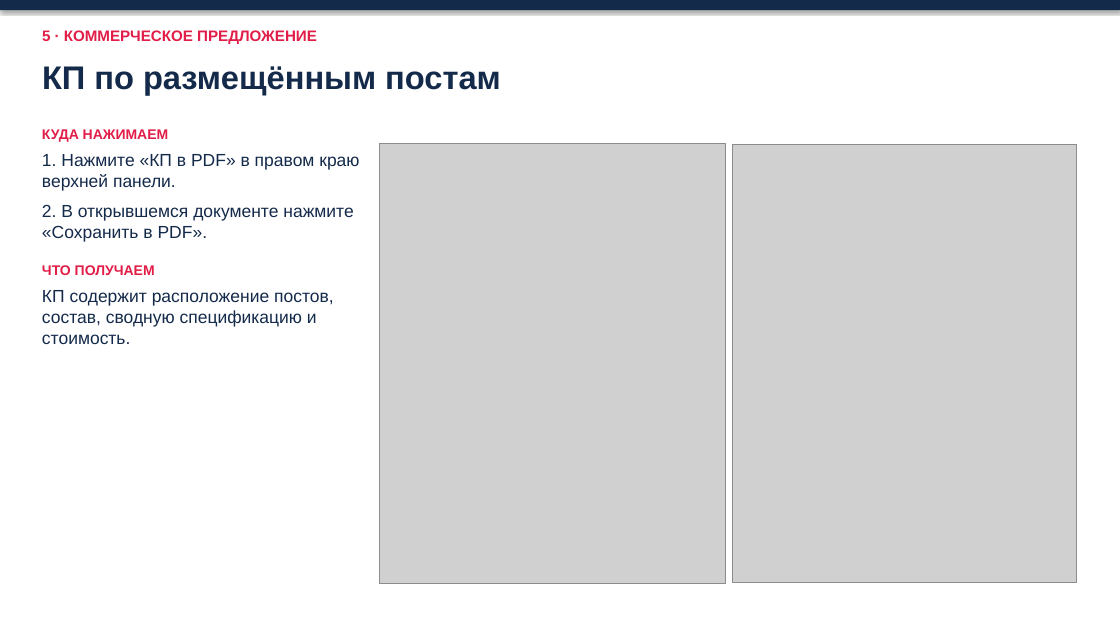
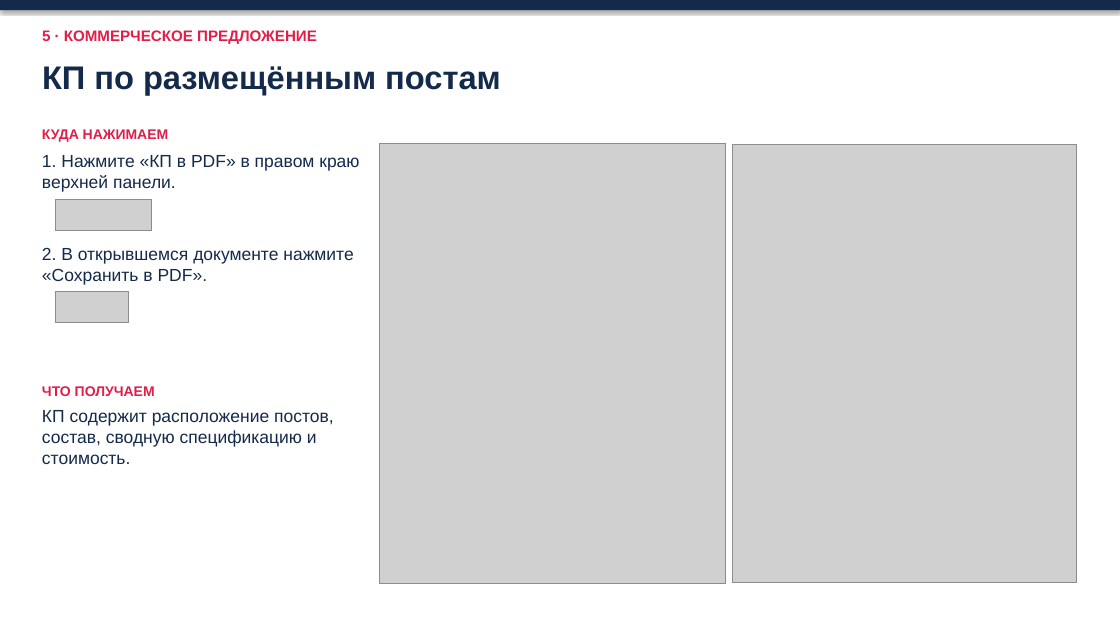
Before and after one commit to ZAVALEX174/electroPlan, a slide deck: slide 15 of docs/как-работать-в-новом-проекте-2026-11-14.pptx. Drawn at 1120x630 pixels with LibreOffice and Linux fonts; fonts in the diff are those of the drawing; grey boxes stand for pictures. Boxes give left, top, right and bottom in pixels: in the first picture for what was removed or moved away, otherwise in the second. Text is boxed around its words. In the diff, an @@ line names an element or a change of style, - is before the commit and + after.

```diff
--- a/docs/как-работать-в-новом-проекте-2026-11-14.pptx
+++ b/docs/как-работать-в-новом-проекте-2026-11-14.pptx
@@ text at <box>42,129,359,275</box>: paragraphs removed @@
-КУДА НАЖИМАЕМ
-1. Нажмите «КП в PDF» в правом краю верхней панели.
-2. В открывшемся документе нажмите «Сохранить в PDF».
-ЧТО ПОЛУЧАЕМ
@@ picture added at <box>55,199,151,230</box> @@
@@ text added at <box>42,247,353,285</box>, 15 pt, text #142A4A @@
+2. В открывшемся документе нажмите «Сохранить в PDF».
@@ picture added at <box>55,292,129,323</box> @@
@@ text added at <box>42,386,155,396</box>, 12 pt, text #E11D48, bold @@
+ЧТО ПОЛУЧАЕМ
@@ text "КП содержит расположение постов, состав, ...": place and size @@
-text "КП содержит расположение постов, состав, ..." at <box>42,129,359,344</box>
+text "КП содержит расположение постов, состав, ..." at <box>42,410,334,464</box>
```
Also in this commit, not shown: 16 other slides changed.
